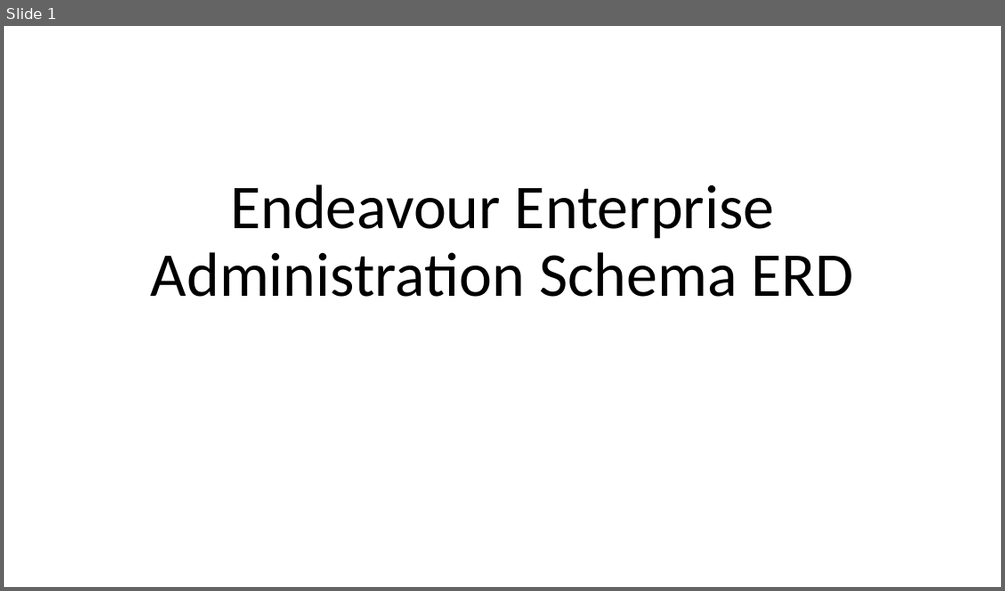
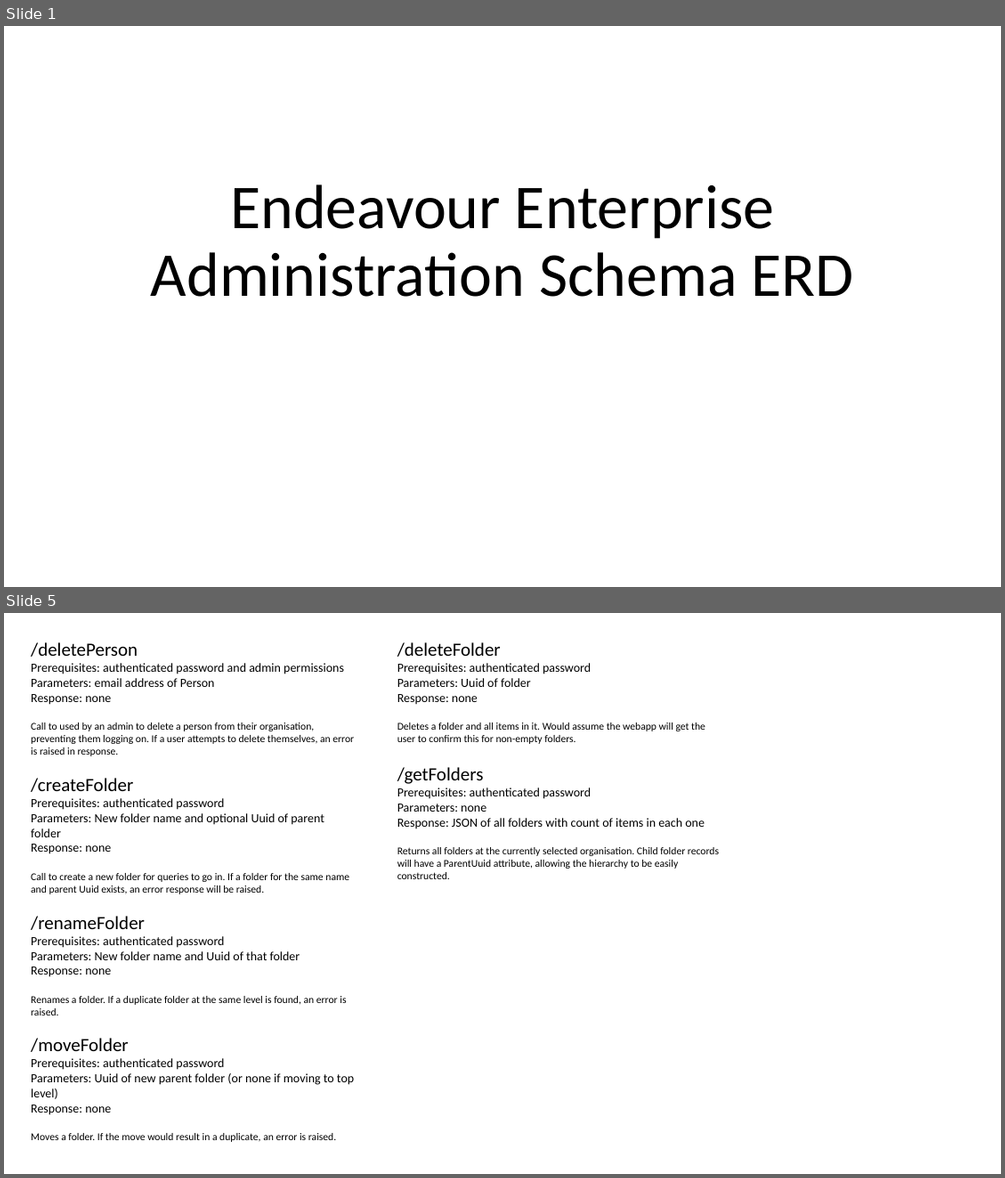
Before and after one commit to endeavourhealth/Enterprise, a slide deck: Documents/Administration Schema ERD.pptx. Shown one above the other, each under a label of ours: slide 1 before the commit, slides 1 and 5 after it; the slides between them are not shown. The pictures are 1005x591 and 1005x1178 pixels, drawn with LibreOffice and Linux fonts; fonts in the diff are those of the drawing. Boxes give left, top, right and bottom in pixels: in the first picture for what was removed or moved away, otherwise in the second. Text is boxed around its words. In the diff, an @@ line names an element or a change of style, - is before the commit and + after.

```diff
--- a/Documents/Administration Schema ERD.pptx
+++ b/Documents/Administration Schema ERD.pptx
@@ slide 5 added at [4, 613, 1001, 1174], background #FFFFFF @@
@@ text added at [31, 642, 354, 756], 10 pt, text #000000 @@
+/deletePerson
+Prerequisites: authenticated password and admin permissions
+Parameters: email address of Person
+Response: none
+Call to used by an admin to delete a person from their organisation, preventing them logging on. If a user attempts to delete themselves, an error is raised in response.
@@ text added at [397, 642, 705, 744], 10 pt, text #000000 @@
+/deleteFolder
+Prerequisites: authenticated password
+Parameters: Uuid of folder
+Response: none
+Deletes a folder and all items in it. Would assume the webapp will get the user to confirm this for non-empty folders.
@@ text added at [397, 767, 719, 879], 10 pt, text #000000 @@
+/getFolders
+Prerequisites: authenticated password
+Parameters: none
+Response: JSON of all folders with count of items in each one
+Returns all folders at the currently selected organisation. Child folder records will have a ParentUuid attribute, allowing the hierarchy to be easily constructed.
@@ text added at [31, 778, 349, 894], 10 pt, text #000000 @@
+/createFolder
+Prerequisites: authenticated password
+Parameters: New folder name and optional Uuid of parent folder
+Response: none
+Call to create a new folder for queries to go in. If a folder for the same name and parent Uuid exists, an error response will be raised.
@@ text added at [31, 916, 346, 1015], 12 pt, text #000000 @@
+/renameFolder
+Prerequisites: authenticated password
+Parameters: New folder name and Uuid of that folder
+Response: none
+Renames a folder. If a duplicate folder at the same level is found, an error is raised.
@@ text added at [31, 1038, 354, 1142], 12 pt, text #000000 @@
+/moveFolder
+Prerequisites: authenticated password
+Parameters: Uuid of new parent folder (or none if moving to top level)
+Response: none
+Moves a folder. If the move would result in a duplicate, an error is raised.
```
Also in this commit, not shown: 2 slides changed, 1 other slide added.
